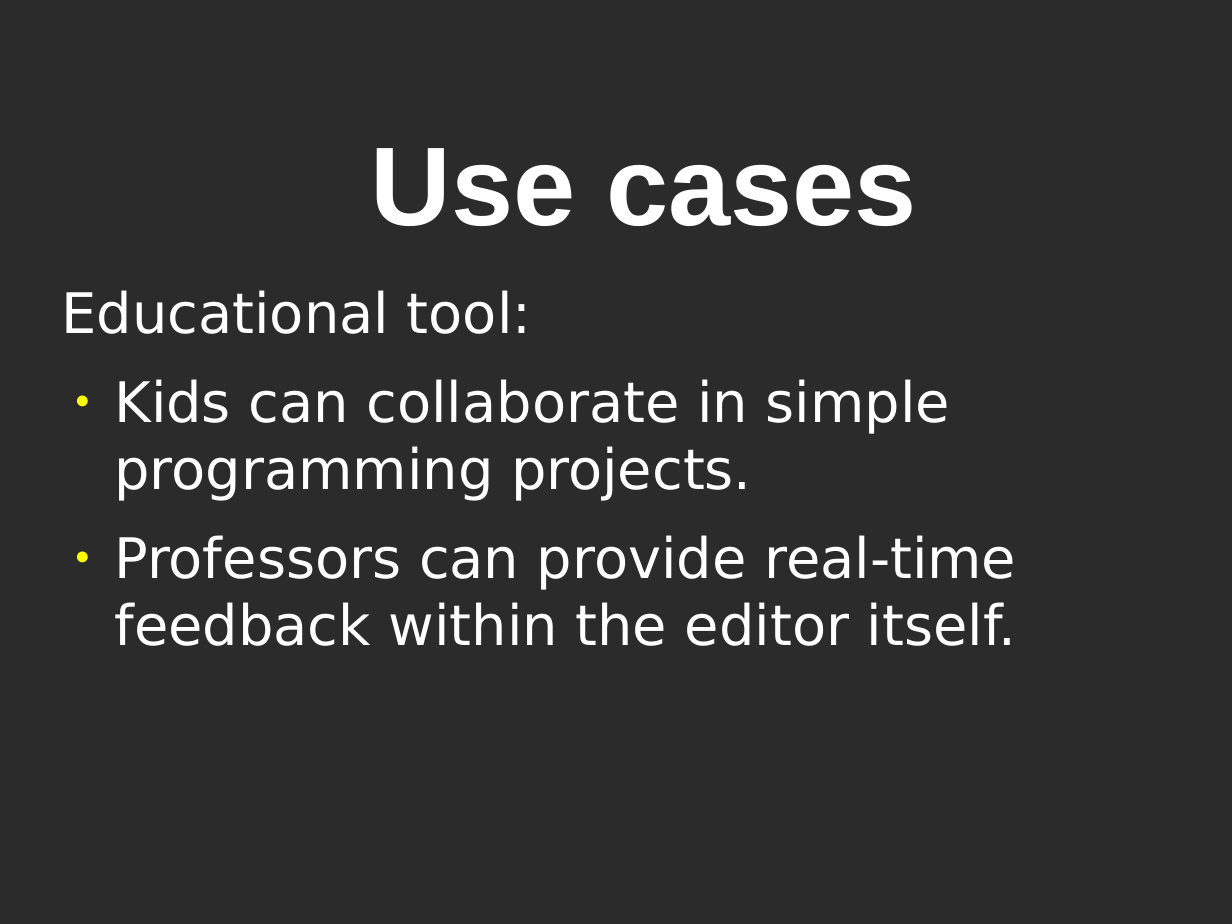
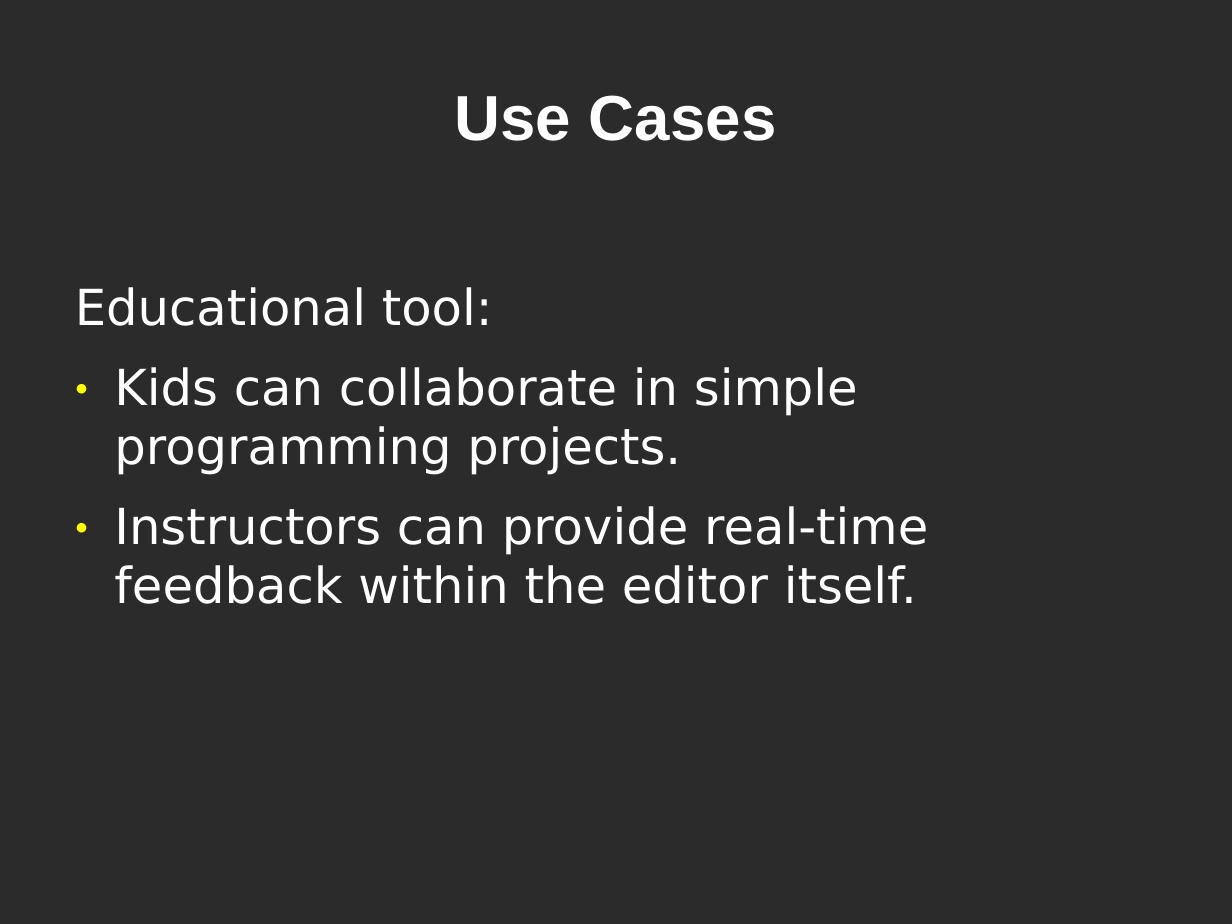
Before and after one commit to CoNetPad/CoNetPad, a slide deck: slide 8 of docs/Deliverable1/Presentation/Presentation1.odp (slide 6 before the commit). Drawn at 1232x924 pixels with LibreOffice and Linux fonts; fonts in the diff are those of the drawing; background and template pictures are left out; a plain dark background stands for a picture behind light text. Boxes give left, top, right and bottom in pixels: in the first picture for what was removed or moved away, otherwise in the second. Text is boxed around its words. In the diff, an @@ line names an element or a change of style, - is before the commit and + after.

Commit message:
Added Project Plan section to presentation. Minor edits of other sections.

```diff
--- a/docs/Deliverable1/Presentation/Presentation1.odp
+++ b/docs/Deliverable1/Presentation/Presentation1.odp
@@ title at (455, 95, 776, 141): text changed; size 72 to 41 pt @@
-Use cases
+Use Cases
@@ text at (75, 287, 858, 475): size 36 to 32 pt in "Educational tool:", "Kids can collaborate in simple programming projects."; indent changed; line spacing 1 to 0.98 @@
@@ text at (114, 506, 928, 604): text changed; size 36 to 32 pt @@
-● Professors can provide real-time feedback within the editor itself.
+● Instructors can provide real-time feedback within the editor itself.
```
Also in this commit, not shown: 13 other slides changed, 3 slides added, 2 slides removed, 1 other file.
